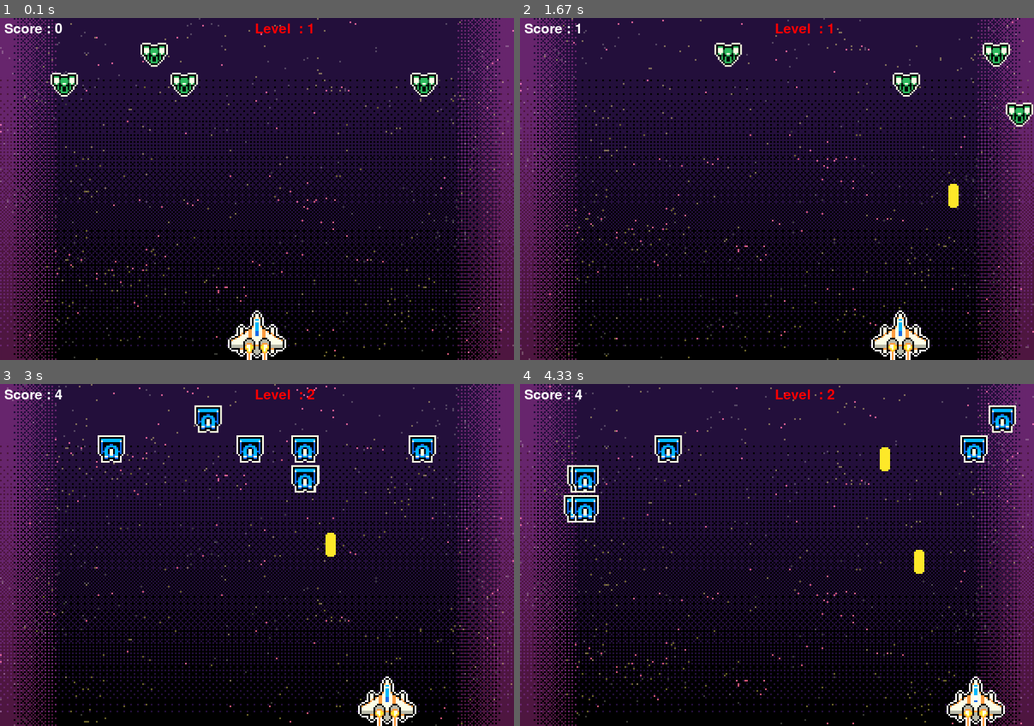
Above: before the commit, frames 1-4 (two rows, left to right).
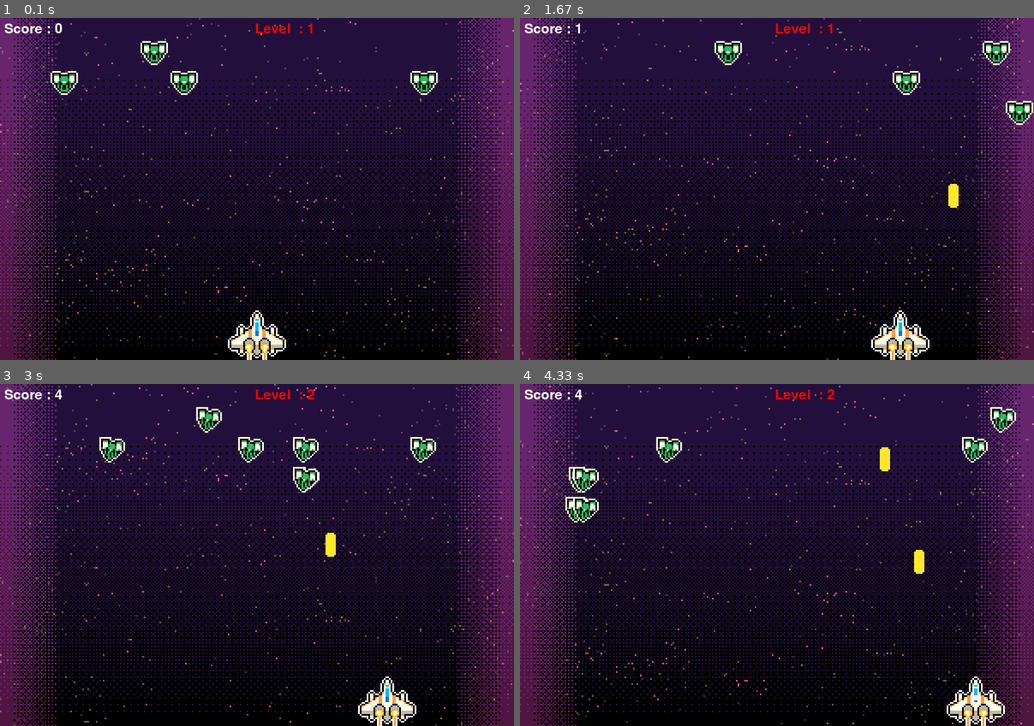
Above: after the commit, the same moments.

Repository: JuneonChoi/PySpaceInvaders
Game: pygame game, started from MyGame/PySpaceInvaders.py
The game is run twice, just before and just after one commit, with the same random seed, the same clock (stepped at 60 frames per second) and the same inputs.
Inputs:
- Up to frame 1 (0.1 s): no input
- Up to frame 2 (1.67 s): hold Right 0.33-0.8 s; hold Right 0.83-1.3 s; tap Space at 0.9, 1.2, 1.4 s; hold Left from 1.33 s (still down)
- Up to frame 3 (3 s): tap Space at 1.7, 1.97, 2.27, 2.4, 2.7 s; release Left at 1.87 s; hold Left 1.9-2.3 s; hold Right 2.33-2.97 s
- Up to frame 4 (4.33 s): hold Left 3-3.47 s; tap Space at 3.07, 3.37, 3.57, 3.87, 4.07 s; hold Right 3.5-3.97 s; hold Right from 4 s (still down)

The runs differ from the first frame. In frame 1, 0.8% of the frame differs, in the area x 9-86%, y 6-23%; in frame 2, 0.9%; in frame 3, 2.1%, in the area x 19-85%, y 6-32%; in frame 4, 2.0%.

Commit message:
Add lisence.md

Diff:
--- a/MyGame/PySpaceInvaders.py
+++ b/MyGame/PySpaceInvaders.py
@@ -79,6 +79,10 @@
     level_max = 3
     level_next = 3
 
+    #transform
+    transform = False
+    count = 4
+
     # Player (img size = 136 * 136 px)
     playerImgs = []
 
@@ -94,10 +98,13 @@
     player_speed = 8
 
     # Enemy (img size = 64 * 64 px)
-    enemyImg = []
-
-    for i in range(level_max):
-        enemyImg.append(pygame.image.load('enemy'+ str( i ) + '.png'))
+    enemyImgs = []
+
+    for i in range(9):
+        enemyImgs.append(pygame.image.load('enemy/enemy'+ str(i+1) + '.png'))
+
+    enemyImg_index = 0
+    enemyImg = enemyImgs[enemyImg_index]
 
     explosionSound = mixer.Sound("explosion.wav")
     enemyX = []
@@ -128,8 +135,8 @@
         screen.blit(playerImg, (x, y))
 
 
-    def enemy(x, y, level):
-        screen.blit(enemyImg[level], (x, y))
+    def enemy(x, y, index):
+        screen.blit(enemyImgs[index], (x, y))
 
 
     def fire_bullet(bullet_num):
@@ -198,11 +205,19 @@
                 level_next += level_next
                 enemy_speed += enemy_speed // 4
                 enemy_num += level_value
+                transform = True
 
                 for i in range(enemy_num):  #For not to be out of index
                     enemyX.append(random.randrange(0, enemyX_limit, 70))
                     enemyY.append(random.randrange(50, 190, 70))
                     enemyX_change.append(enemy_speed)
+
+                if transform == True:
+                    enemyImg_index += 1
+                    count -= 1
+                if count == 0:
+                    count = 4
+                    transform = False
 
 
         for i in range(enemy_num):
@@ -239,7 +254,7 @@
                     enemyY[i] = random.randrange(50, 190, 70)
 
             # Enemy Movement - 2
-            enemy(enemyX[i], enemyY[i], level_value - 1)
+            enemy(enemyX[i], enemyY[i], enemyImg_index)
 
         # Bullet Movement
         for j in range(len(bullet)):
@@ -254,6 +269,7 @@
         player(playerX, playerY)
         show_score(scoreX, scoreY)
         show_level(levelX, levelY)
+
         pygame.display.update()
 
          # Animation sprite index cycle
Binary file added: MyGame/enemy/enemy1.png
Binary file added: MyGame/enemy/enemy2.png
Binary file added: MyGame/enemy/enemy3.png
Binary file added: MyGame/enemy/enemy4.png
Binary file added: MyGame/enemy/enemy5.png
Binary file added: MyGame/enemy/enemy6.png
Binary file added: MyGame/enemy/enemy7.png
Binary file added: MyGame/enemy/enemy8.png
Binary file added: MyGame/enemy/enemy9.png
Not shown, added: MyGame/LICENSE.md
Not shown, added: MyGame/background.ase
